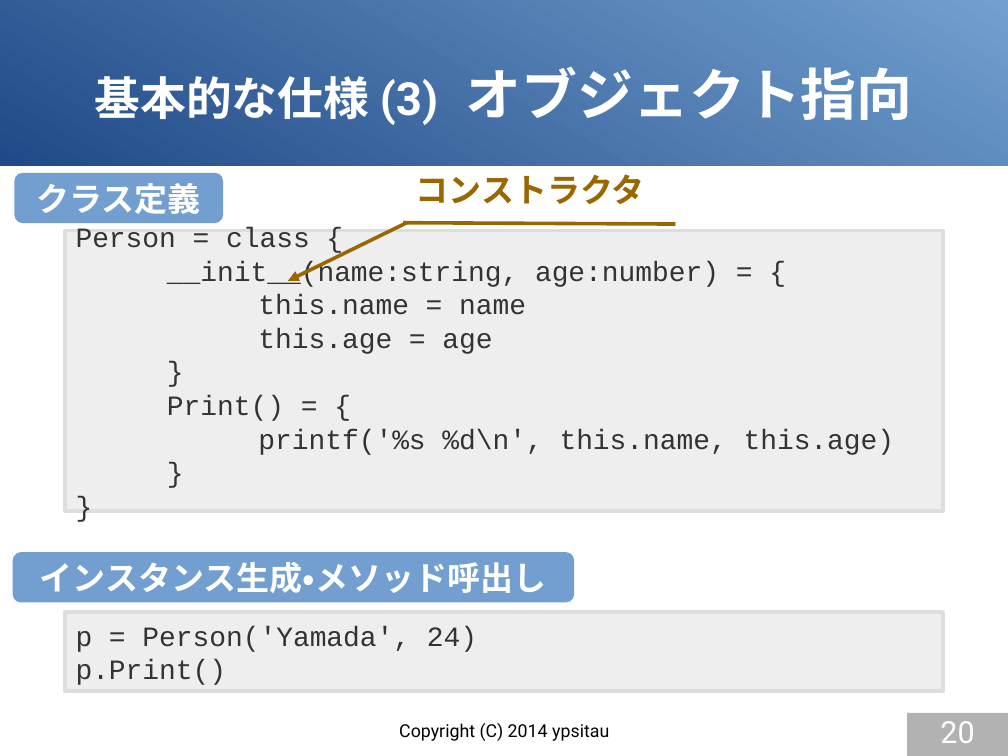
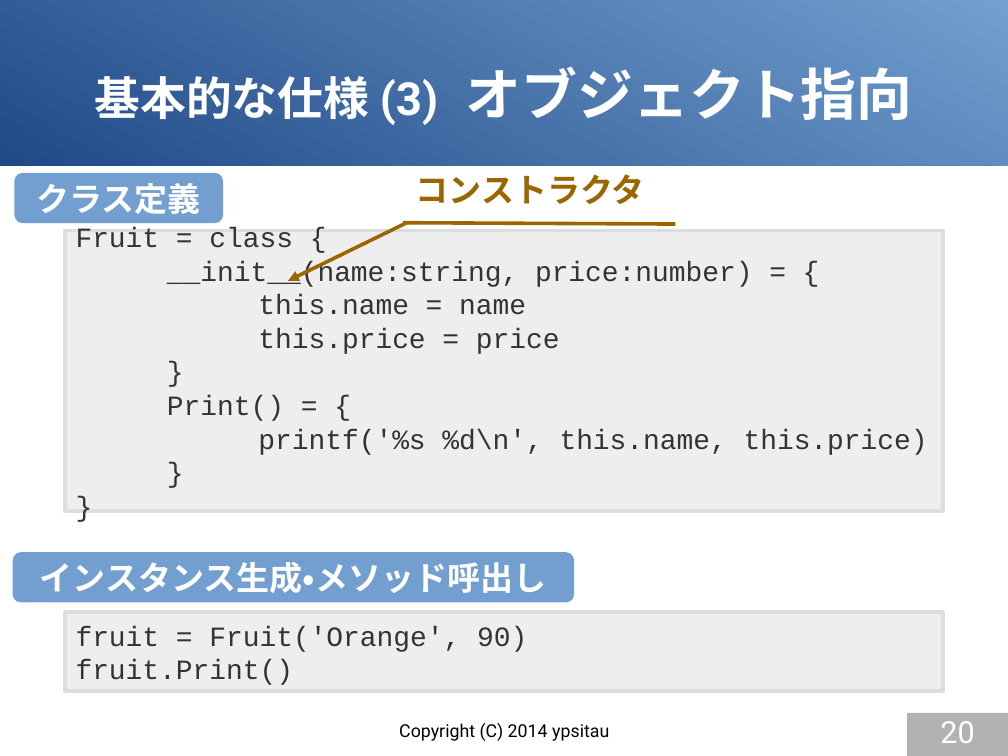
Before and after one commit to gura-lang/gura-doc, a slide deck: slide 20 of presentation/gura-introduction.odp. Drawn at 1008x756 pixels with LibreOffice and Linux fonts; fonts in the diff are those of the drawing. Boxes give left, top, right and bottom in pixels: in the first picture for what was removed or moved away, otherwise in the second. Text is boxed around its words. In the diff, an @@ line names an element or a change of style, - is before the commit and + after.

```diff
--- a/presentation/gura-introduction.odp
+++ b/presentation/gura-introduction.odp
@@ text in rectangle at [76,228,753,287]: text changed @@
-Person = class {
-__init__(name:string, age:number) = {
+Fruit = class {
+__init__(name:string, price:number) = {
@@ text in rectangle at [258,328,560,354]: text changed @@
-this.age = age
+this.price = price
@@ text in rectangle at [258,429,928,455]: text changed @@
-printf('%s %d\n', this.name, this.age)
+printf('%s %d\n', this.name, this.price)
@@ text in rectangle at [76,626,527,685]: text changed @@
-p = Person('Yamada', 24)
-p.Print()
+fruit = Fruit('Orange', 90)
+fruit.Print()
```
Also in this commit, not shown: 5 other slides changed, 1 slide added, 1 slide removed.
